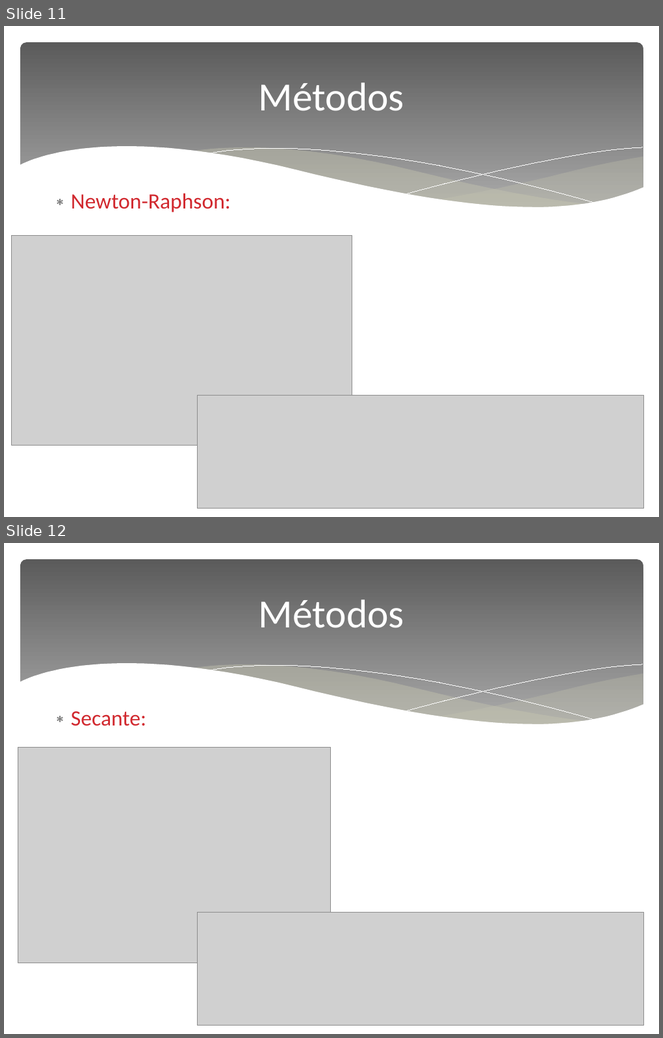
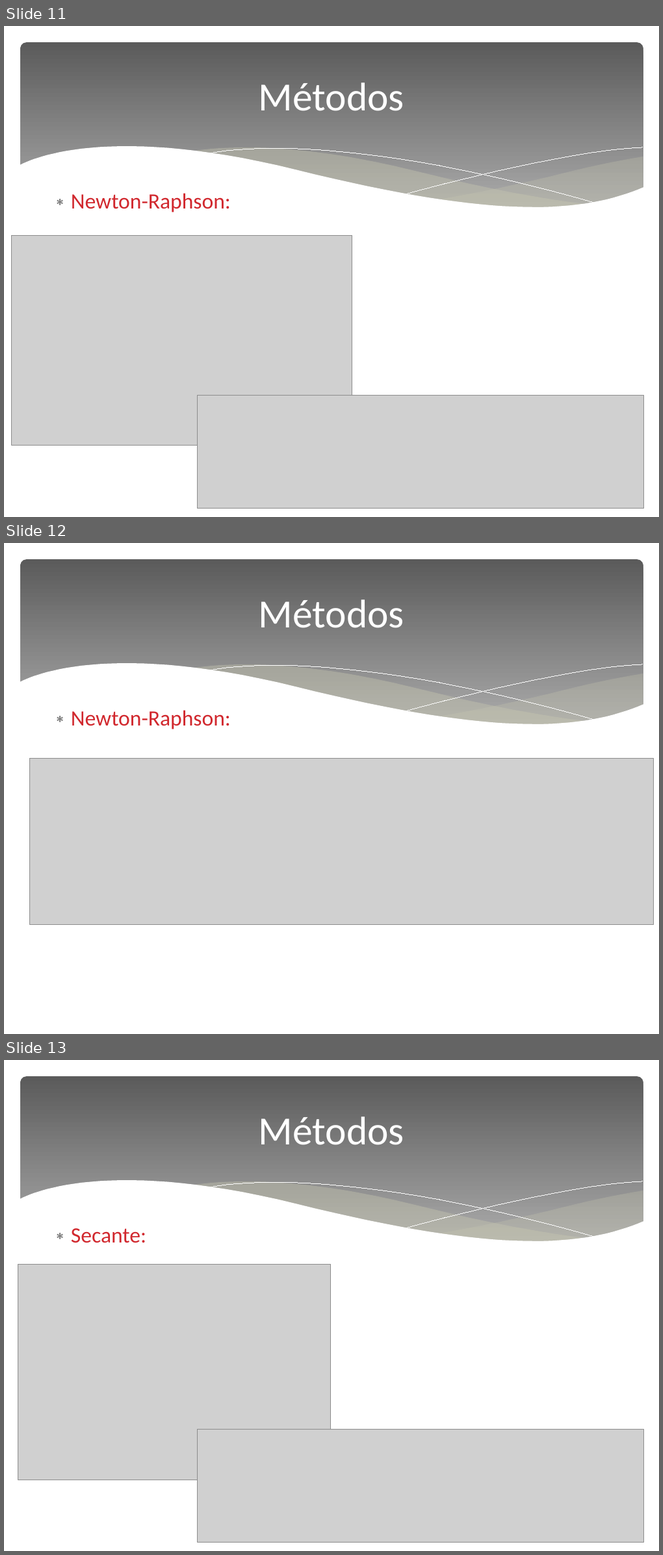
Before and after one commit to cristmelo/TrabalhoMN1, a slide deck: apresentação/Apresentação_MN1_p1_linux.odp. Shown one above the other, each under a label of ours: slides 11 and 12 before the commit, slides 11, 12 and 13 after it. The pictures are 663x1038 and 663x1555 pixels, drawn with LibreOffice and Linux fonts; fonts in the diff are those of the drawing; grey boxes stand for pictures. Boxes give left, top, right and bottom in pixels: in the first picture for what was removed or moved away, otherwise in the second. Text is boxed around its words. In the diff, an @@ line names an element or a change of style, - is before the commit and + after.

```diff
--- a/apresentação/Apresentação_MN1_p1_linux.odp
+++ b/apresentação/Apresentação_MN1_p1_linux.odp
@@ slide 12 added at (4,543,659,1034), background #FFFFFF; not listed: 6 template elements that a slide beside it also shows @@
@@ title added at (259,600,404,628), 44 pt, text #FFFFFF @@
+Métodos
@@ text added at (71,710,231,730), 24 pt, text #D1282E @@
+∗ Newton-Raphson:
@@ picture added at (29,759,654,925) @@
@@ what was slide 12 is now slide 13 @@
```
Also in this commit, not shown: 1 slide changed, 1 other slide added, 4 other files.
